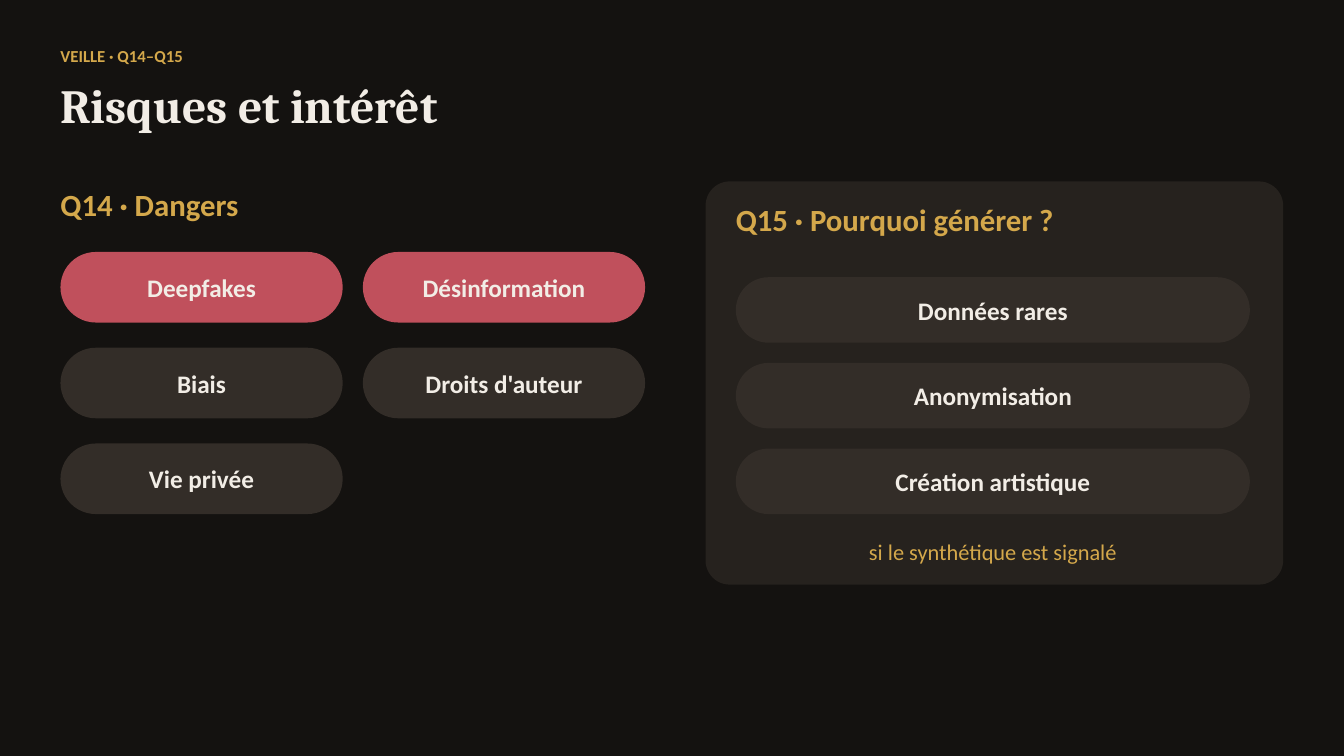
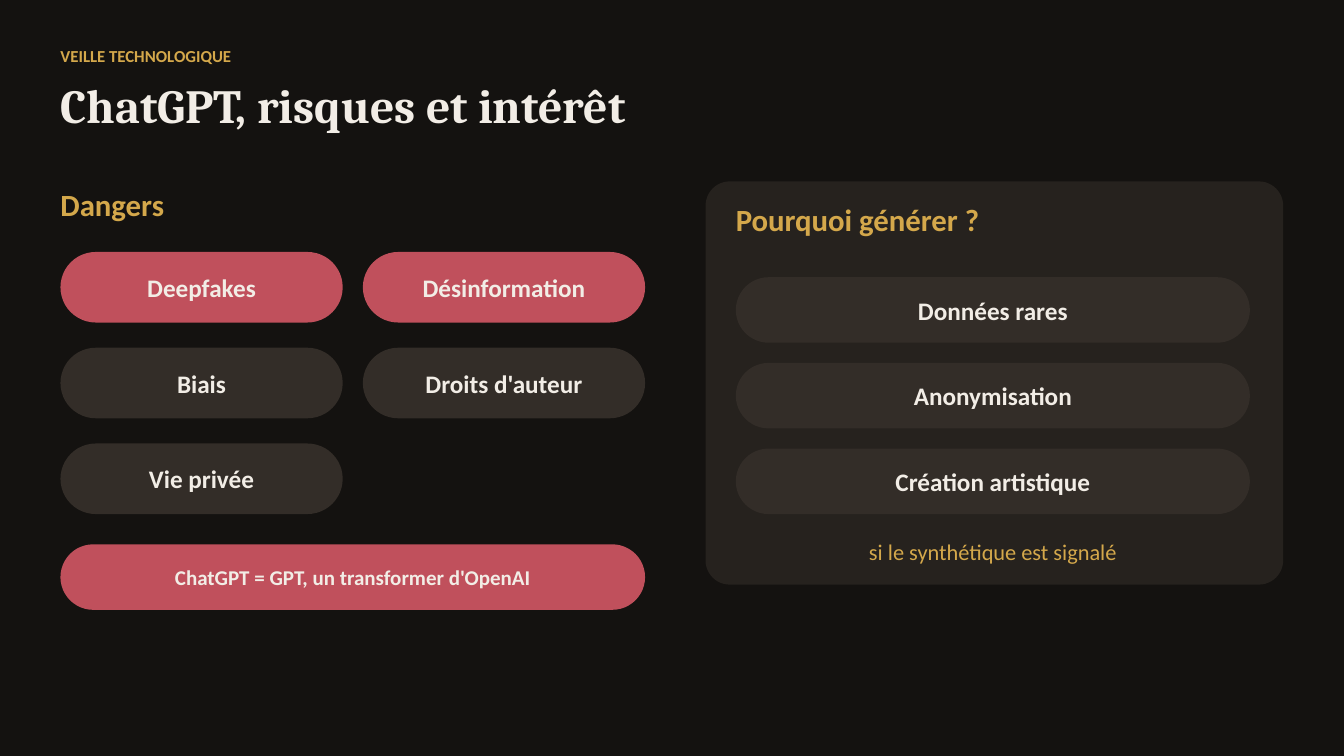
Before and after one commit to KAHINA-ABBAD/ganisme, a slide deck: slide 8 of reports/presentation/GANisme_sombre.pptx (slide 14 before the commit). Drawn at 1344x756 pixels with LibreOffice and Linux fonts; fonts in the diff are those of the drawing. Boxes give left, top, right and bottom in pixels: in the first picture for what was removed or moved away, otherwise in the second. Text is boxed around its words. In the diff, an @@ line names an element or a change of style, - is before the commit and + after.

```diff
--- a/reports/presentation/GANisme_sombre.pptx
+++ b/reports/presentation/GANisme_sombre.pptx
@@ text at (60, 51, 231, 64): text changed @@
-VEILLE · Q14–Q15
+VEILLE TECHNOLOGIQUE
@@ text at (60, 89, 625, 133): text changed @@
-Risques et intérêt
+ChatGPT, risques et intérêt
@@ text at (60, 196, 164, 221): text changed @@
-Q14 · Dangers
+Dangers
@@ text at (736, 209, 958, 236): text changed @@
-Q15 · Pourquoi générer ?
+Pourquoi générer ?
@@ rounded rectangle added at (60, 544, 645, 610), fill #C0505C, 15 pt, text #F2EDE6, bold @@
+ChatGPT = GPT, un transformer d'OpenAI
```
Also in this commit, not shown: 20 other slides changed, 3 slides added, 24 slides removed, 16 other files.
